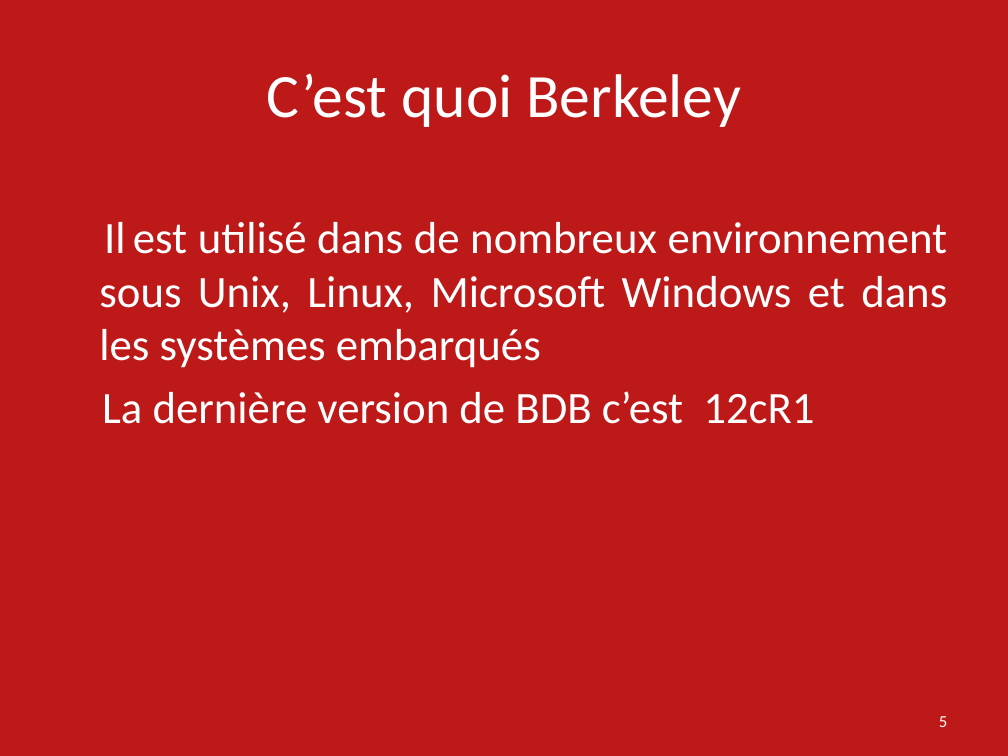
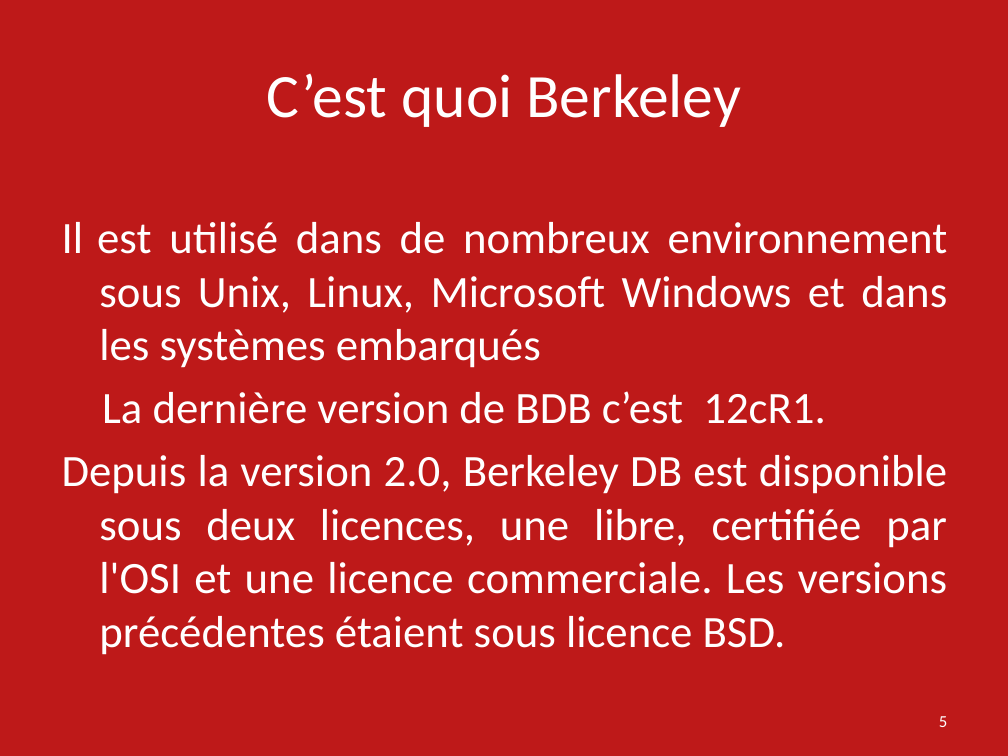
Before and after one commit to ebouhanna/SMB214-2016-Oracle-Berkeley-DB-JE, a slide deck: slide 5 of Presentation Oracle Berkeley DB SMB214.pptx. Drawn at 1008x756 pixels with LibreOffice and Linux fonts; fonts in the diff are those of the drawing. Boxes give left, top, right and bottom in pixels: in the first picture for what was removed or moved away, otherwise in the second. Text is boxed around its words. In the diff, an @@ line names an element or a change of style, - is before the commit and + after.

```diff
--- a/Presentation Oracle Berkeley DB SMB214.pptx
+++ b/Presentation Oracle Berkeley DB SMB214.pptx
@@ text at [62,391,947,655]: text changed @@
-La dernière version de BDB c’est 12cR1
+La dernière version de BDB c’est 12cR1.
+Depuis la version 2.0, Berkeley DB est disponible sous deux licences, une libre, certifiée par l'OSI et une licence commerciale. Les versions précédentes étaient sous licence BSD.
```
Also in this commit, not shown: 6 other slides changed, 4 slides added, 1 other file.
